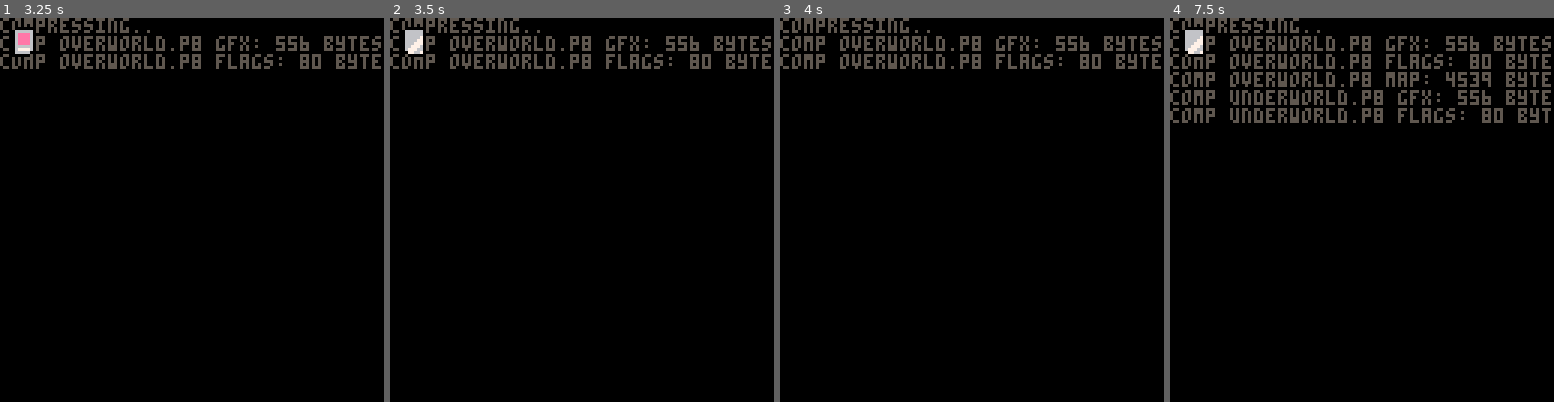
Above: before the commit, frames 1-4 (left to right).
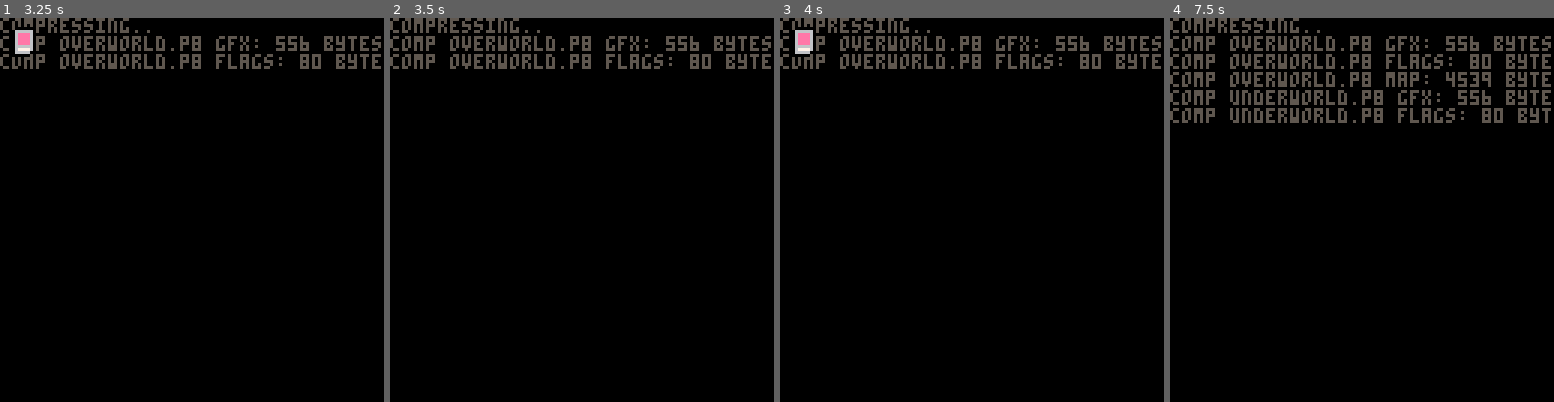
Above: after the commit, the same moments.

Repository: m-r-hunt/Pico-8-Carts
Game: PICO-8 cartridge zeldish/px9-3.p8
Two runs of this game, one before a commit and one after it. Both use one fixed random seed, a clock stepped at 60 frames per second and the inputs below.
Inputs:
- Up to frame 1 (3.25 s): no input
- Up to frame 2 (3.5 s): no input
- Up to frame 3 (4 s): no input
- Up to frame 4 (7.5 s): no input

Frame 1 is identical in both runs. In frame 2, 0.4% of the frame differs, in the area x 3-9%, y 2-11%; in frame 3, 0.4%; in frame 4, 0.4%.

Commit message:
Optimise compression build process

Diff:
--- a/zeldish/px9-3.p8
+++ b/zeldish/px9-3.p8
@@ -54,6 +54,7 @@
 
 ]]
 
+loaded_cart=""
 next_addr=0
 addrs={}
 
@@ -63,7 +64,10 @@
 max_store_addr=0x3100
 
 function compress_gfx(cart)
-	reload(0,0,0x4300,cart)
+	if loaded_cart!=cart then
+		reload(0,0,0x4300,cart)
+		loaded_cart=cart
+	end
 	local clen=px9_comp(0,0,128,64,0x4300,sget)
 	clen+=1
 	assert(clen<=max_comp_size)
@@ -76,7 +80,10 @@
 end
 
 function store_flags(cart)
-	reload(0,0,0x4300,cart)
+	if loaded_cart!=cart then
+		reload(0,0,0x4300,cart)
+		loaded_cart=cart
+	end
 	local len=0x50
 	cstore(next_addr,0x3000,len,"main.p8")
 	next_addr+=len
@@ -87,7 +94,10 @@
 end
 
 function compress_map(cart)
-	reload(0,0,0x4300,cart)
+	if loaded_cart!=cart then
+		reload(0,0,0x4300,cart)
+		loaded_cart=cart
+	end
 	local clen=px9_comp(0,0,128,60,0x4300,mget)
 	clen+=1
 	assert(clen<=max_comp_size)
